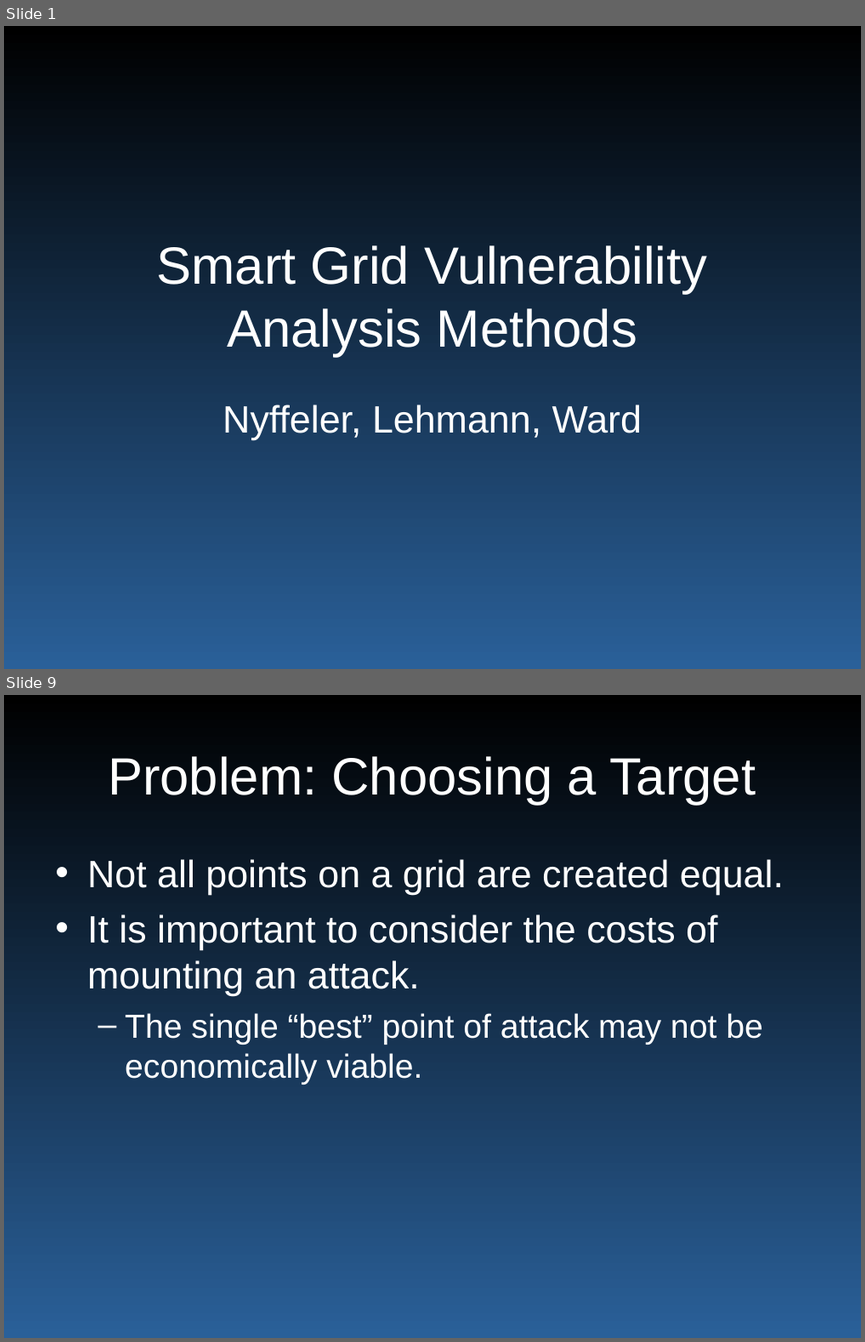
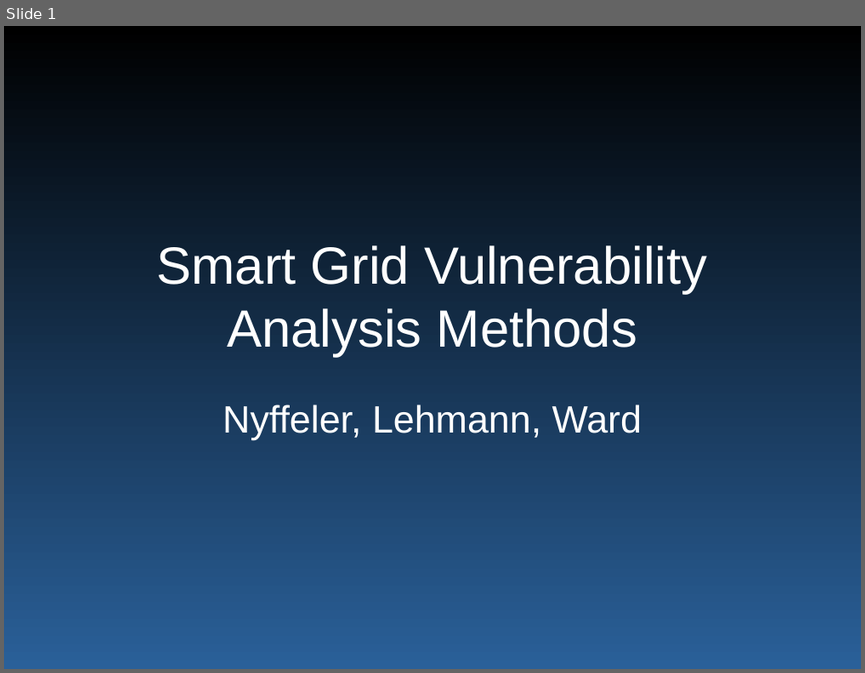
Before and after one commit to wyatt8740/CS460_Capstone, a slide deck: smartgrid_465.ppt. Shown one above the other, each under a label of ours: slides 1 and 9 before the commit, slide 1 after it; the slides between them are not shown. The pictures are 865x1342 and 865x673 pixels, drawn with LibreOffice and Linux fonts; fonts in the diff are those of the drawing. Boxes give left, top, right and bottom in pixels: in the first picture for what was removed or moved away, otherwise in the second. Text is boxed around its words. In the diff, an @@ line names an element or a change of style, - is before the commit and + after.

```diff
--- a/smartgrid_465.ppt
+++ b/smartgrid_465.ppt
@@ slide 9 removed at bbox=[4, 695, 861, 1338], background gradient #000000 to #2A6099 @@
@@ title removed at bbox=[108, 756, 755, 805] @@
-Problem: Choosing a Target
@@ text removed at bbox=[87, 859, 783, 1084] @@
-• Not all points on a grid are created equal.
-• It is important to consider the costs of mounting an attack.
-  – The single “best” point of attack may not be economically viable.
```
Also in this commit, not shown: 8 slides changed, 3 slides added.
